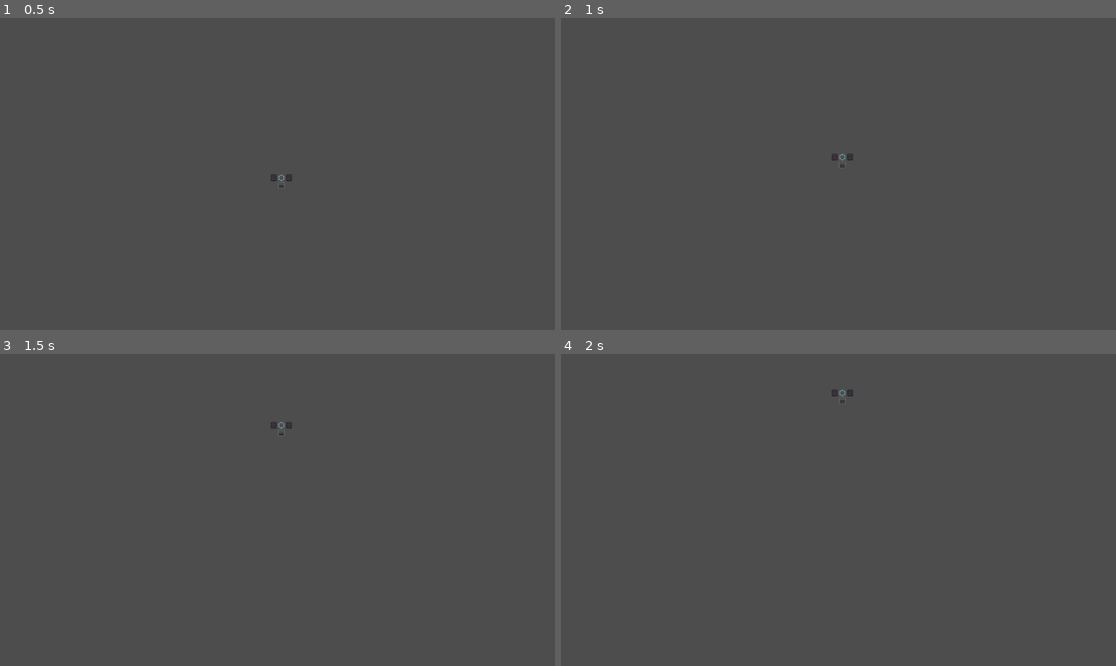
Above: before the commit, frames 1-4 (two rows, left to right).
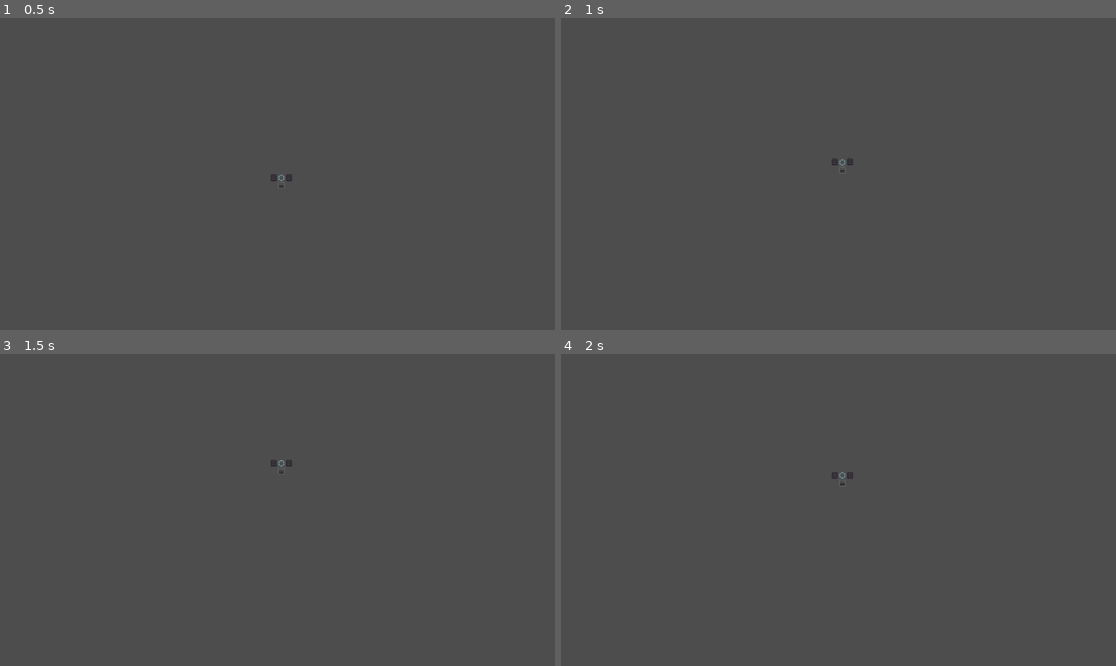
Above: after the commit, the same moments.

Repository: CaptEug/object703
Game: Godot game, scene res://testground.tscn
Same seed, same stepped clock (60 frames per second), same inputs: the game is played once before the commit and once after it.
Inputs (mouse positions are in pixels of both pictures, inside the frame that each line leads up to):
- Up to frame 1 (0.5 s): no input
- Up to frame 2 (1 s): tap Enter at 0.5 s; move the mouse to (960, 158) at 0.52 s; hold W (FORWARD) from 0.53 s (still down)
- Up to frame 3 (1.5 s): move the mouse to (166, 525) at 1.27 s; release W (FORWARD) at 1.28 s; hold S (BACKWARD) from 1.28 s (still down)
- Up to frame 4 (2 s): keep holding S (BACKWARD)

Frame 1 is identical in both runs. In frame 2, less than 0.1% of the frame differs, in the area x 48-53%, y 43-50%; in frame 3, less than 0.1%; in frame 4, less than 0.1%, in the area x 48-53%, y 11-43%.

Commit message:
2025/5/26 18:40

Diff:
--- a/terrains/terrain.gd
+++ b/terrains/terrain.gd
@@ -1,22 +1,9 @@
 class_name Terrain
-extends Area2D
+extends Node2D
 
 func _ready():
 	add_to_group('terrains')
-	monitoring = true
-	body_entered.connect(_on_body_entered)
-	body_exited.connect(_on_body_exited)
 	pass
-
-func _on_body_entered(body: Node):
-	if body is Vehicle:
-		body.set_total_track_liner_damp(get_liner_damp())
-	print(1)
-
-# 当物体离开区域
-func _on_body_exited(body: Node):
-	if body is Vehicle:
-		body.set_total_track_liner_damp(0.1)
 
 func stop_liner_damp_():
 	var liner_damp = get_liner_damp()
--- a/testground.tscn
+++ b/testground.tscn
@@ -1,16 +1,10 @@
-[gd_scene load_steps=4 format=3 uid="uid://dawkb0e8tm4e8"]
+[gd_scene load_steps=3 format=3 uid="uid://dawkb0e8tm4e8"]
 
 [ext_resource type="PackedScene" uid="uid://bna702djki3qu" path="res://vehicles/object1.tscn" id="1_6fv6v"]
 [ext_resource type="Script" uid="uid://cyx535jfne5jh" path="res://testground.gd" id="1_m32x0"]
 
-[sub_resource type="RectangleShape2D" id="RectangleShape2D_m32x0"]
-size = Vector2(335, 266)
-
-[node name="Testground" type="Area2D"]
+[node name="Testground" type="Node2D"]
 script = ExtResource("1_m32x0")
-
-[node name="CollisionShape2D" type="CollisionShape2D" parent="."]
-shape = SubResource("RectangleShape2D_m32x0")
 
 [node name="Object1" parent="." instance=ExtResource("1_6fv6v")]
 
--- a/vehicles/object_1.gd
+++ b/vehicles/object_1.gd
@@ -5,8 +5,7 @@
 func _ready():
 	super._ready()
 	total_power = self.get_total_engine_power()
-	self.set_total_track_liner_damp(0.1)
-
+	self.set_total_track_liner_damp(2)
 # Called every frame. 'delta' is the elapsed time since the previous frame.
 func _process(delta):
 	super._process(delta)
